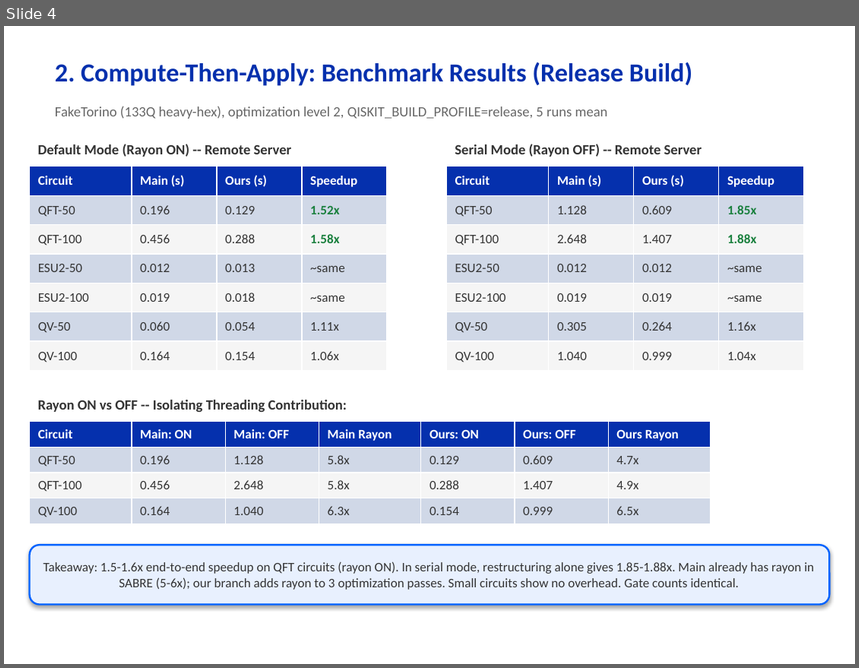
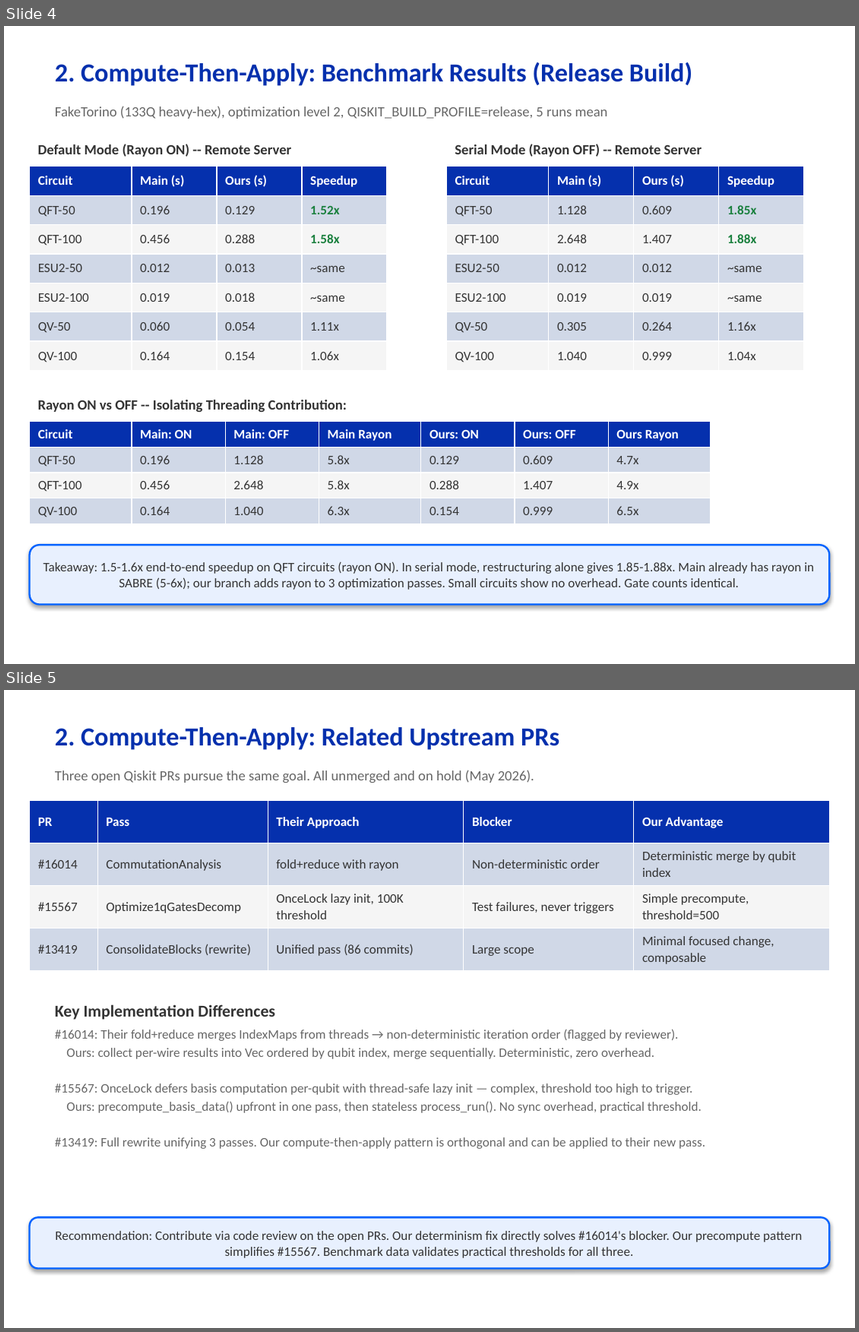
Before and after one commit to hfwen0502/qiskit, a slide deck: investigation/qiskit_transpiler_optimizations.pptx. Shown one above the other, each under a label of ours: slide 4 before the commit, slides 4 and 5 after it. The pictures are 859x668 and 859x1332 pixels, drawn with LibreOffice and Linux fonts; fonts in the diff are those of the drawing. Boxes give left, top, right and bottom in pixels: in the first picture for what was removed or moved away, otherwise in the second. Text is boxed around its words. In the diff, an @@ line names an element or a change of style, - is before the commit and + after.

```diff
--- a/investigation/qiskit_transpiler_optimizations.pptx
+++ b/investigation/qiskit_transpiler_optimizations.pptx
@@ slide 5 added at box(4, 690, 855, 1328), background #FFFFFF @@
@@ text added at box(55, 727, 560, 750), 22 pt, text #0530AD, bold @@
+2. Compute-Then-Apply: Related Upstream PRs
@@ text added at box(55, 770, 534, 783), 12 pt, text #666666 @@
+Three open Qiskit PRs pursue the same goal. All unmerged and on hold (May 2026).
@@ table added at box(30, 801, 829, 971), 4 rows, 5 columns @@
+PR | Pass | Their Approach | Blocker | Our Advantage
+#16014 | CommutationAnalysis | fold+reduce with rayon | Non-deterministic order | Deterministic merge by qubit index
+#15567 | Optimize1qGatesDecomp | OnceLock lazy init, 100K threshold | Test failures, never triggers | Simple precompute, threshold=500
+#13419 | ConsolidateBlocks (rewrite) | Unified pass (86 commits) | Large scope | Minimal focused change, composable
@@ text added at box(55, 1005, 275, 1020), 14 pt, text #333333, bold @@
+Key Implementation Differences
@@ text added at box(55, 1029, 705, 1149), 11 pt, text #666666 @@
+#16014: Their fold+reduce merges IndexMaps from threads → non-deterministic iteration order (flagged by reviewer).
+Ours: collect per-wire results into Vec ordered by qubit index, merge sequentially. Deterministic, zero overhead.
+#15567: OnceLock defers basis computation per-qubit with thread-safe lazy init — complex, threshold too high to trigger.
+Ours: precompute_basis_data() upfront in one pass, then stateless process_run(). No sync overhead, practical threshold.
+#13419: Full rewrite unifying 3 passes. Our compute-then-apply pattern is orthogonal and can be applied to their new pass.
@@ rounded rectangle added at box(30, 1217, 829, 1269), fill #E8F0FE, outline #0062FF 1.5 pt, 11 pt, text #333333 @@
+Recommendation: Contribute via code review on the open PRs. Our determinism fix directly solves #16014's blocker. Our precompute pattern simplifies #15567. Benchmark data validates practical thresholds for all three.
```
Also in this commit, not shown: 2 other files.
